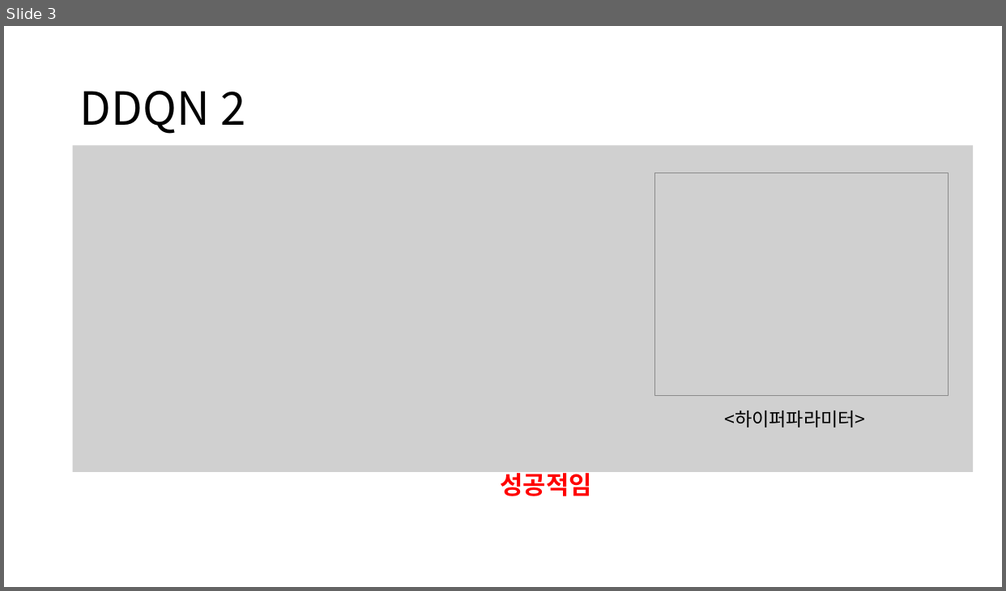
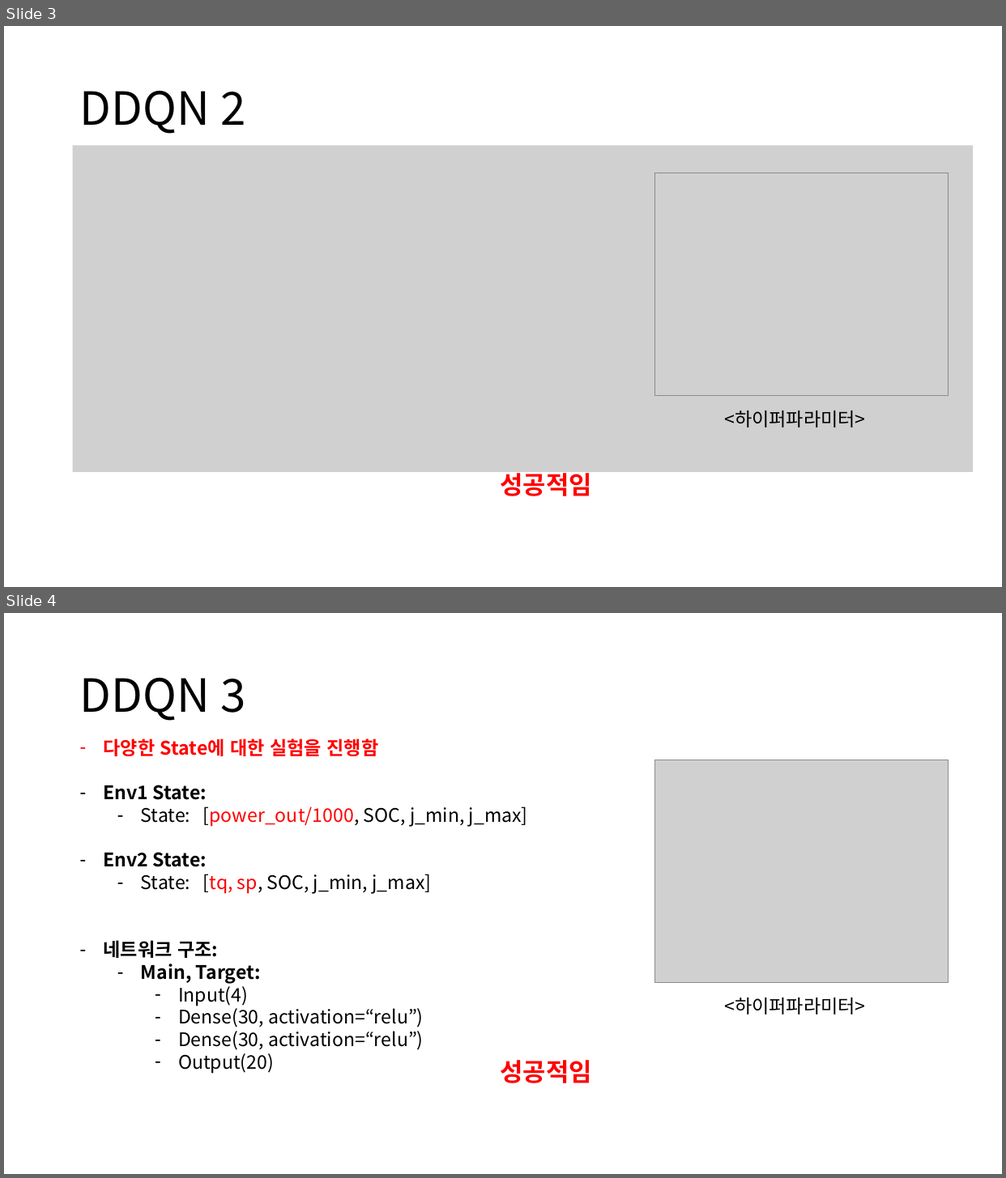
Before and after one commit to zidane89/experiment, a slide deck: 실험정리.pptx. Shown one above the other, each under a label of ours: slide 3 before the commit, slides 3 and 4 after it. The pictures are 1006x591 and 1006x1178 pixels, drawn with LibreOffice and Linux fonts; fonts in the diff are those of the drawing; grey boxes stand for pictures. Boxes give left, top, right and bottom in pixels: in the first picture for what was removed or moved away, otherwise in the second. Text is boxed around its words. In the diff, an @@ line names an element or a change of style, - is before the commit and + after.

```diff
--- a/실험정리.pptx
+++ b/실험정리.pptx
@@ slide 4 added at (4,613,1002,1174), background #FFFFFF @@
@@ title added at (80,678,245,721), 44 pt, text #000000 @@
+DDQN 3
@@ text added at (104,739,528,1073), 18 pt, text #000000 @@
+– 다양한 State에 대한 실험을 진행함
+– Env1 State:
+  – State: [power_out/1000, SOC, j_min, j_max]
+– Env2 State:
+  – State: [tq, sp, SOC, j_min, j_max]
+– 네트워크 구조:
+  – Main, Target:
+    – Input(4)
+    – Dense(30, activation=“relu”)
+    – Dense(30, activation=“relu”)
+    – Output(20)
@@ picture added at (654,760,948,983) @@
@@ text added at (724,998,865,1015), 18 pt, text #000000 @@
+<하이퍼파라미터>
@@ text added at (501,1060,592,1084), 24 pt, text #FF0000, bold @@
+성공적임
```
